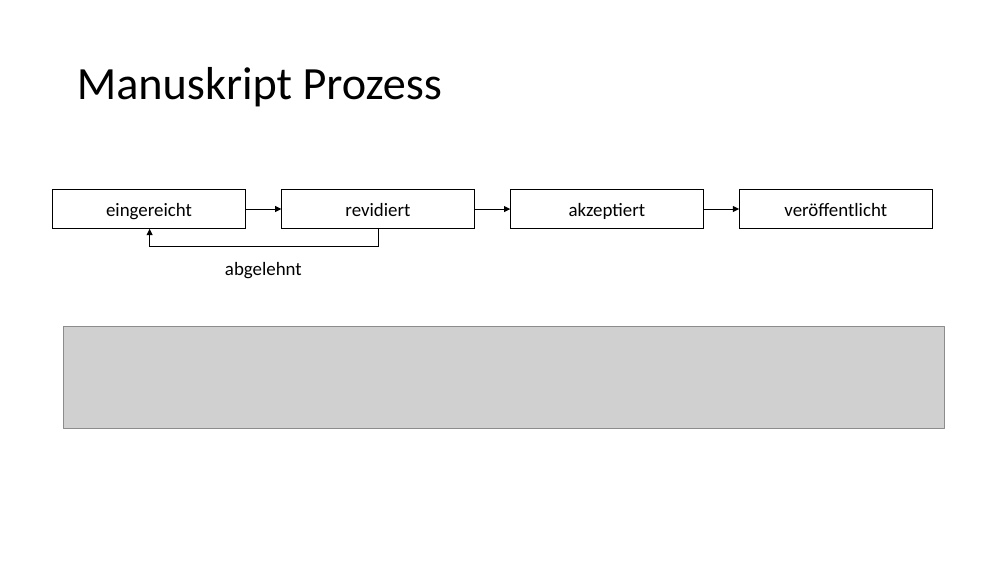
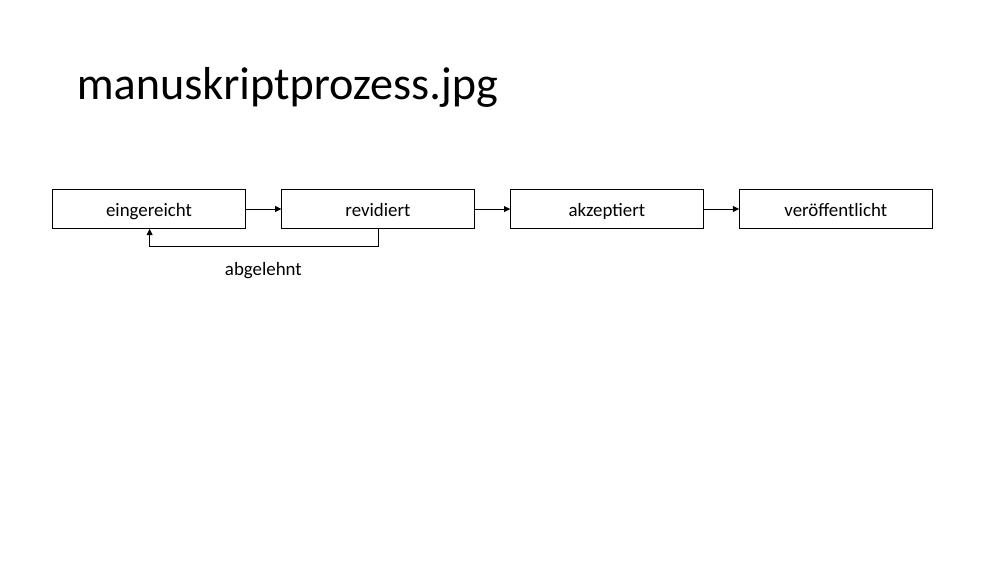
Before and after one commit to LukasRoeseler/opensciencebuch, a slide deck: slide 27 of images/Abbildungen-01.pptx. Drawn at 1008x567 pixels with LibreOffice and Linux fonts; fonts in the diff are those of the drawing; grey boxes stand for pictures. Boxes give left, top, right and bottom in pixels: in the first picture for what was removed or moved away, otherwise in the second. Text is boxed around its words. In the diff, an @@ line names an element or a change of style, - is before the commit and + after.

```diff
--- a/images/Abbildungen-01.pptx
+++ b/images/Abbildungen-01.pptx
@@ title at (77,67,498,107): text changed @@
-Manuskript Prozess
+manuskriptprozess.jpg
@@ picture removed at (64,327,944,429) @@
```
Also in this commit, not shown: 13 other slides changed, 3 slides added, 3 slides removed, 1 other file.
